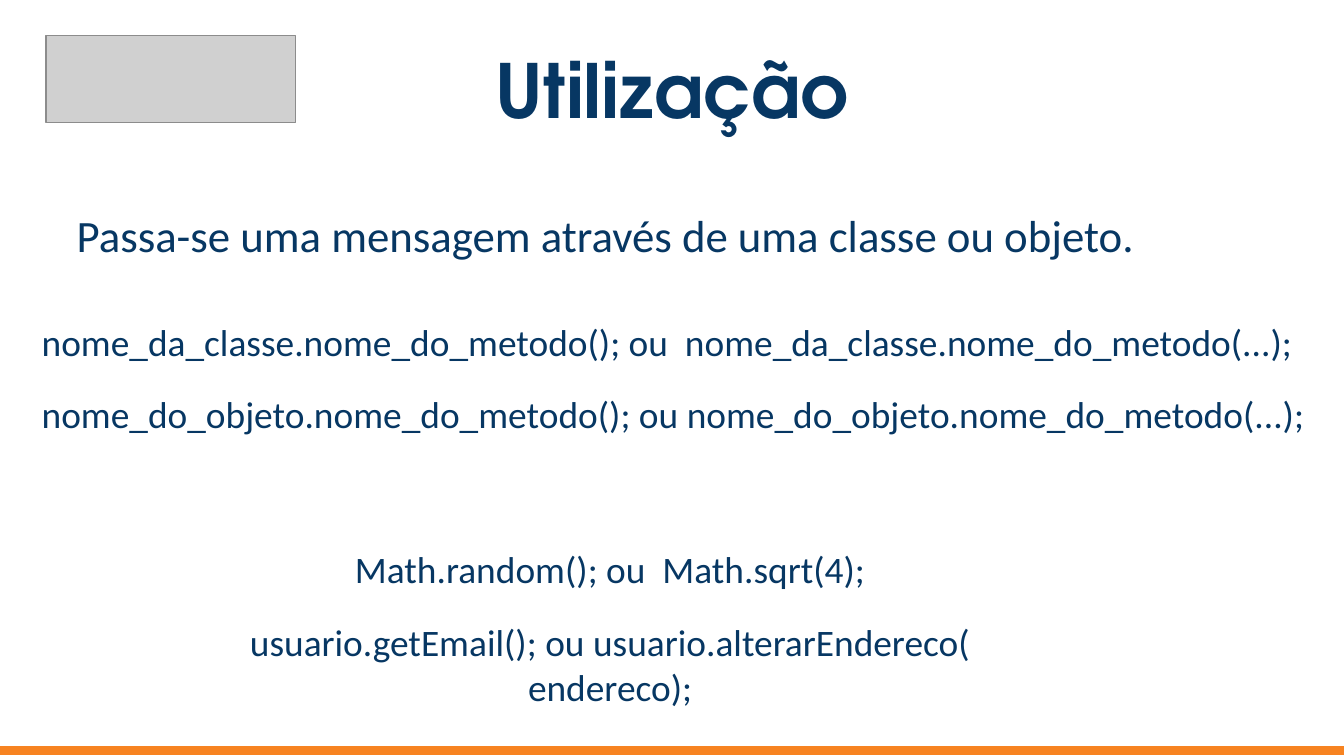
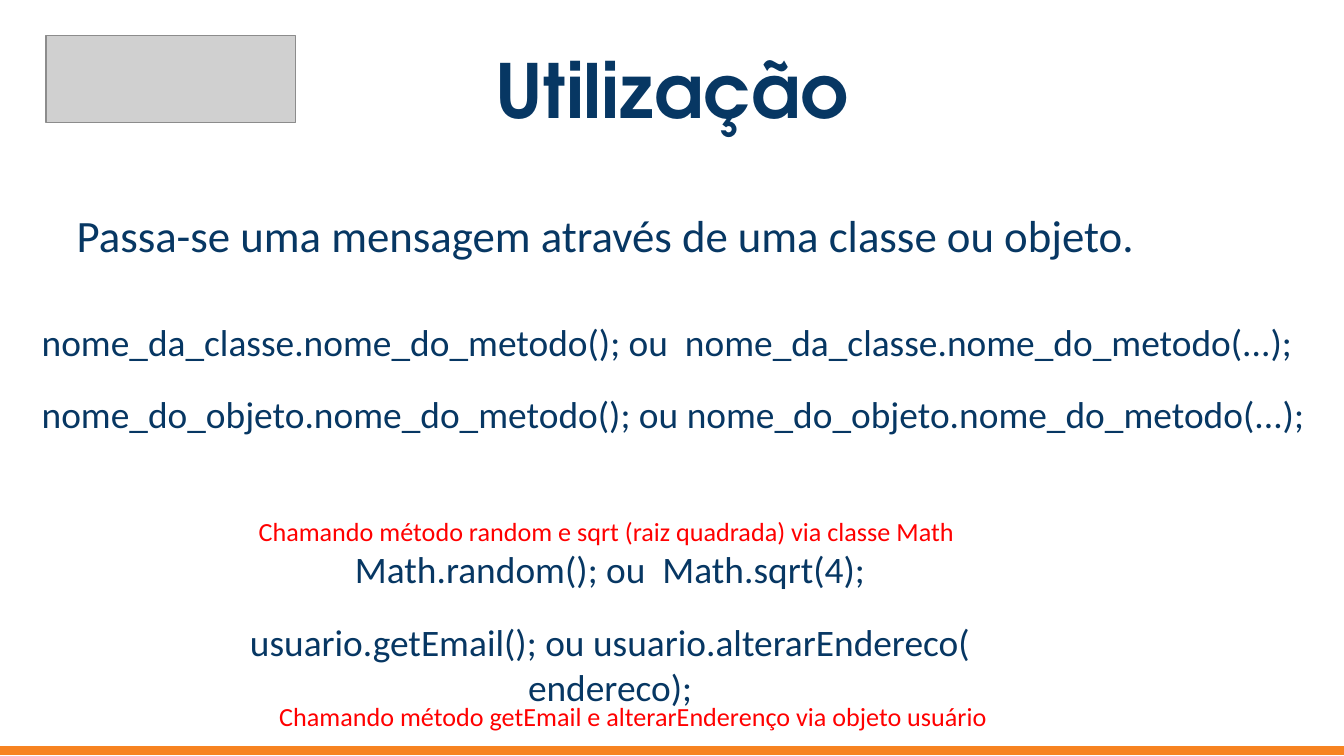
Before and after one commit to Lerufato/Dio-Project-Github, a slide deck: slide 10 of Slides_Aulas/7- Entendendo Métodos Java.pptx. Drawn at 1344x756 pixels with LibreOffice and Linux fonts; fonts in the diff are those of the drawing; grey boxes stand for pictures. Boxes give left, top, right and bottom in pixels: in the first picture for what was removed or moved away, otherwise in the second. Text is boxed around its words. In the diff, an @@ line names an element or a change of style, - is before the commit and + after.

Commit message:
Inclusão do certificado Entendendo métodos Java e alteração dos slides da aula de métodos

```diff
--- a/Slides_Aulas/7- Entendendo Métodos Java.pptx
+++ b/Slides_Aulas/7- Entendendo Métodos Java.pptx
@@ text added at (259, 522, 953, 546), 14 pt, text #FF0000 @@
+Chamando método random e sqrt (raiz quadrada) via classe Math
@@ text added at (279, 705, 986, 731), 14 pt, text #FF0000 @@
+Chamando método getEmail e alterarEnderenço via objeto usuário
```
Also in this commit, not shown: 1 other slide changed, 1 slide added, 1 other file.
